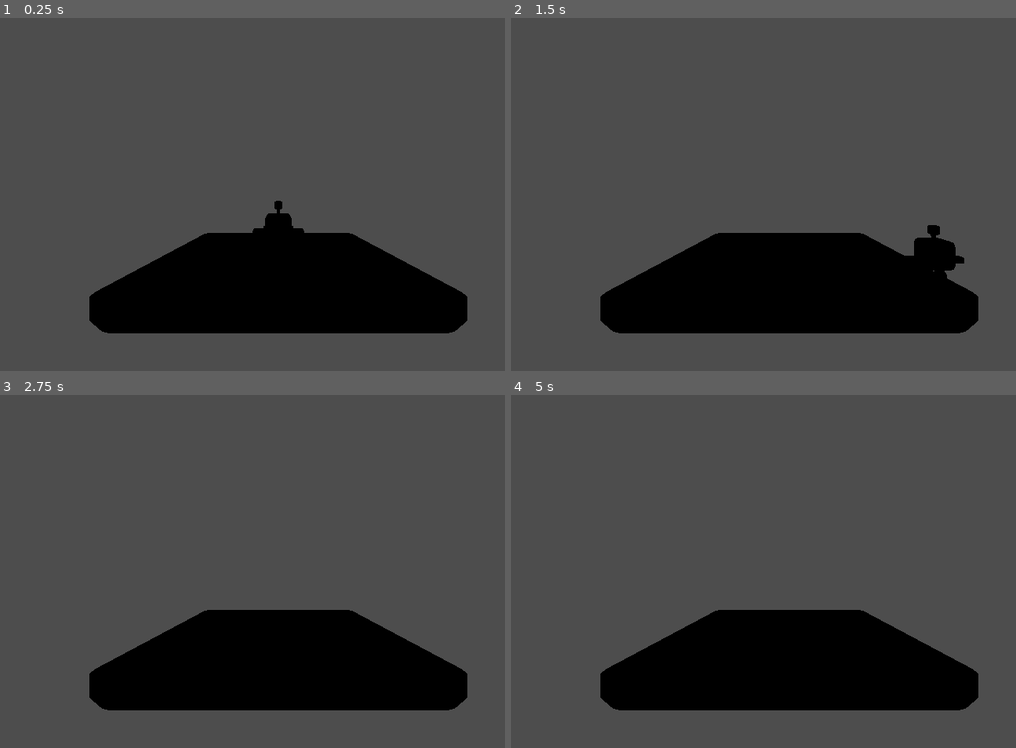
Above: before the commit, frames 1-4 (two rows, left to right).
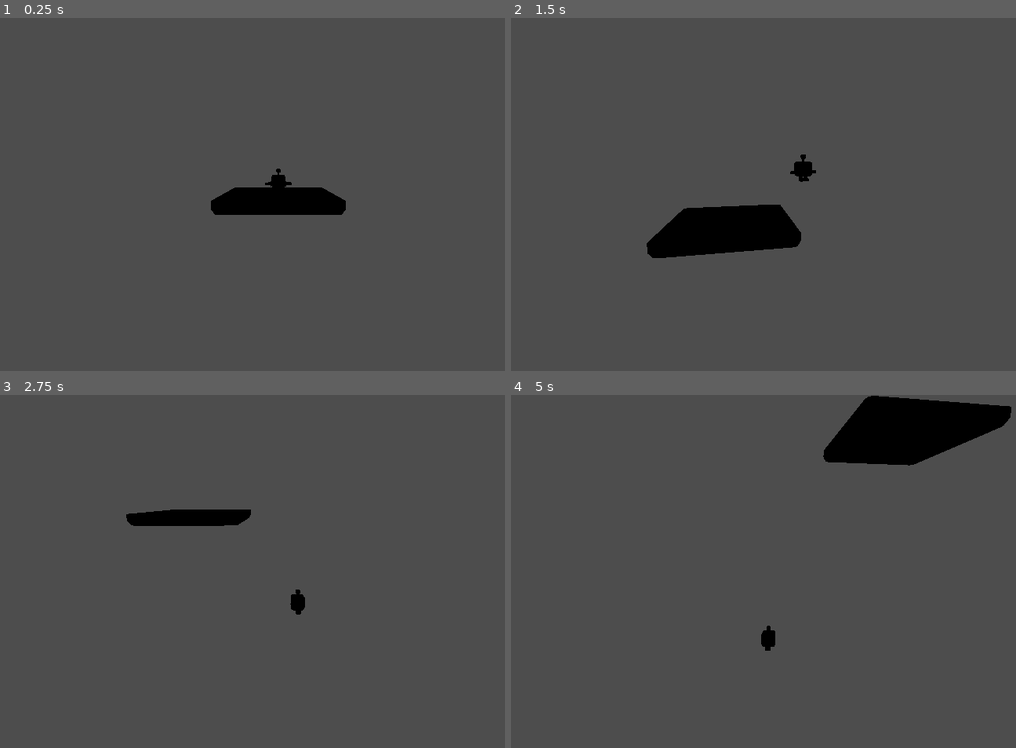
Above: after the commit, the same moments.

Repository: OliCunnington/mammoth_interactive_godot_advanced
Game: Godot game, scene res://new features/scenes/MainGame.tscn
Same seed, same stepped clock (60 frames per second), same inputs: the game is played once before the commit and once after it.
Inputs:
- Up to frame 1 (0.25 s): no input
- Up to frame 2 (1.5 s): hold D (move_right) 0.53-1.28 s; tap Down (camera_down) at 0.6 s; tap Space (jump) at 0.77, 1.07 s; tap Left (camera_left) at 0.8, 1.35 s; hold S (move_back) from 1.28 s (still down)
- Up to frame 3 (2.75 s): tap Space (jump) at 1.52, 1.82 s; tap Right (camera_right) at 1.55, 2.1 s; release S (move_back) at 2.03 s; hold D (move_right) from 2.03 s (still down); tap Up (camera_up) at 2.3 s
- Up to frame 4 (5 s): release D (move_right) at 2.78 s; hold W (move_forward) 2.78-3.53 s; tap Up (camera_up) at 2.85 s; tap Space (jump) at 3.02, 3.05, 3.32, 3.6, 3.77, 4.07, 4.52, 4.82 s; hold A (move_left) from 3.53 s (still down); tap Down (camera_down) at 3.8, 4.35 s; tap Left (camera_left) at 4.55 s

The runs differ from the first frame. In frame 1, 19% of the frame differs, in the area x 17-93%, y 42-90%; in frame 2, 19%; in frame 3, 18%; in frame 4, 22%, in the area x 17-100%, y 0-90%.

Commit message:
camera movement, jumping, character animations and rotation

Diff:
--- a/new features/scenes/MainGame.tscn
+++ b/new features/scenes/MainGame.tscn
@@ -1,6 +1,7 @@
-[gd_scene load_steps=5 format=3 uid="uid://cpn36aqm2rnuk"]
+[gd_scene load_steps=6 format=3 uid="uid://cpn36aqm2rnuk"]
 
 [ext_resource type="PackedScene" uid="uid://bva7u83jvaqkb" path="res://new features/objects/BigPlatform.tscn" id="1_yhlne"]
+[ext_resource type="Script" path="res://new features/scripts/CameraHandler.gd" id="2_1tnyn"]
 [ext_resource type="Script" path="res://new features/scripts/new_player.gd" id="2_2nhdo"]
 [ext_resource type="PackedScene" uid="uid://xy8rvnjp22n5" path="res://models/character.glb" id="3_8gc71"]
 
@@ -11,16 +12,19 @@
 
 [node name="BigPlatform" parent="." instance=ExtResource("1_yhlne")]
 
-[node name="View" type="Node3D" parent="."]
+[node name="View" type="Node3D" parent="." node_paths=PackedStringArray("target")]
 transform = Transform3D(1, 0, 0, 0, 1, 0, 0, 0, 1, 0, 1.83, 5.42509)
+script = ExtResource("2_1tnyn")
+target = NodePath("../NewPlayer")
 
 [node name="Camera3D" type="Camera3D" parent="View"]
 
-[node name="NewPlayer" type="CharacterBody3D" parent="."]
+[node name="NewPlayer" type="CharacterBody3D" parent="." node_paths=PackedStringArray("view")]
 transform = Transform3D(1, 0, 0, 0, 1, 0, 0, 0, 1, 0, 0.152547, 0)
 script = ExtResource("2_2nhdo")
+view = NodePath("../View")
 
-[node name="character2" parent="NewPlayer" instance=ExtResource("3_8gc71")]
+[node name="character" parent="NewPlayer" instance=ExtResource("3_8gc71")]
 transform = Transform3D(1, 0, 0, 0, 1, 0, 0, 0, 1, 0, 0.528254, 0)
 
 [node name="CollisionShape3D" type="CollisionShape3D" parent="NewPlayer"]
--- /dev/null
+++ b/new features/scripts/CameraHandler.gd
@@ -0,0 +1,46 @@
+extends Node3D
+
+@export_group("Properties")
+@export var target: Node
+
+@export_group("Rotation")
+@export var rotation_speed = 120
+
+@export_group("Zoom")
+@export var zoom_speed = 10
+@export var zoom_minimum = 16
+@export var zoom_maximum = 4
+
+
+@onready var camera = $Camera3D
+
+var camera_rotation: Vector3
+var zoom = 10
+
+
+# Called when the node enters the scene tree for the first time.
+func _ready():
+	camera_rotation = rotation_degrees
+
+
+# Called every frame. 'delta' is the elapsed time since the previous frame.
+func _process(delta):
+	self.position = self.position.lerp(target.position, delta * 4)
+	rotation_degrees = rotation_degrees.lerp(camera_rotation, delta * 6)
+
+	camera.position = camera.position.lerp(Vector3(0,0,zoom), 8*delta)
+	handle_input(delta)
+
+
+func handle_input(delta):
+	# rotation
+	var input := Vector3.ZERO
+	input.y = Input.get_axis("camera_left", "camera_right")
+	input.x = Input.get_axis("camera_up", "camera_down")
+
+	camera_rotation += input.limit_length(1.0) * rotation_speed * delta
+	camera_rotation.x = clamp(camera_rotation.x, -80, -10)
+
+	#zoom
+	zoom += Input.get_axis("zoom_in", "zoom_out") * zoom_speed * delta
+	zoom = clamp(zoom, zoom_maximum, zoom_minimum)
--- a/new features/scripts/new_player.gd
+++ b/new features/scripts/new_player.gd
@@ -1,9 +1,20 @@
 extends CharacterBody3D
 
+@export var view: Node3D
+
+@onready var model = $character
 
 var movement_speed = 250
 var movement_velocity: Vector3
 var gravity: float = 0
+
+var jump_strength := 7
+
+var rotation_direction: float
+
+var previously_floored := false
+var jump_single := true
+var jump_double := false
 
 func _physics_process(delta):
 	handle_controls(delta)
@@ -18,15 +29,52 @@
 	velocity = applied_velocity
 	move_and_slide()
 
+	if position.y < -10:
+		get_tree().reload_current_scene()
+
+	#rotation
+	if Vector2(velocity.z, velocity.x).length() > 0:
+		rotation_direction = Vector2(velocity.z, velocity.x).angle()
+
+	rotation.y = lerp_angle(rotation.y, rotation_direction, delta * 10)
+
+	# animation for scale
+	model.scale = model.scale.lerp(Vector3(1,1,1), delta*10)
+
+	if is_on_floor() and gravity > 2 and !previously_floored:
+		model.scale = Vector3(1.25, 0.75, 1.25)
+
+	previously_floored = is_on_floor()
+
 
 func handle_gravity(delta):
 	gravity += 25 * delta
 	if gravity >= 0 and is_on_floor():
 		gravity = 0
+		jump_single = true
 
 
 func handle_controls(delta):
 	var input := Vector3.ZERO
 	input.x = Input.get_axis("move_left", "move_right")
 	input.z = Input.get_axis("move_forward", "move_back")
+
+	input = input.rotated(Vector3.UP, view.rotation.y).normalized()
 	movement_velocity = input * movement_speed * delta
+
+	if Input.is_action_just_pressed("jump"):
+		if(jump_double):
+			gravity = -jump_strength
+			jump_double = false
+			model.scale = Vector3(0.5, 1.5, 0.5)
+
+		if(jump_single): jump()
+
+
+func jump():
+	gravity = -jump_strength
+
+	model.scale = Vector3(0.5, 1.5, 0.5)
+
+	jump_single = false
+	jump_double = true
